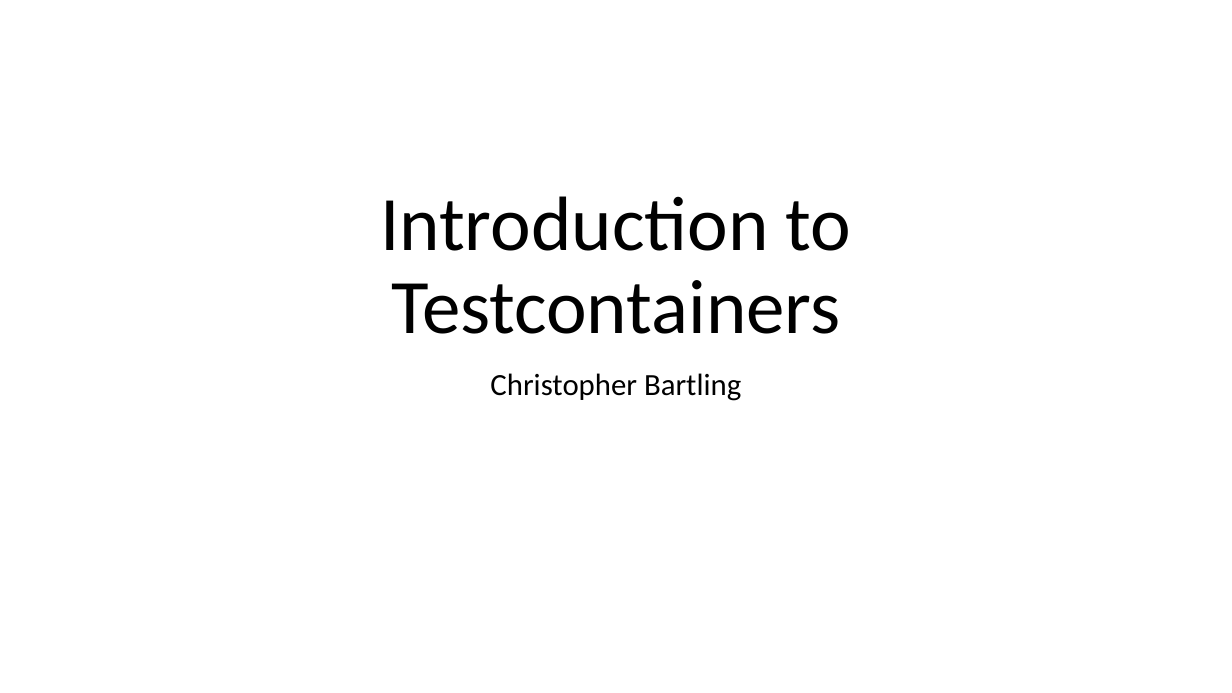
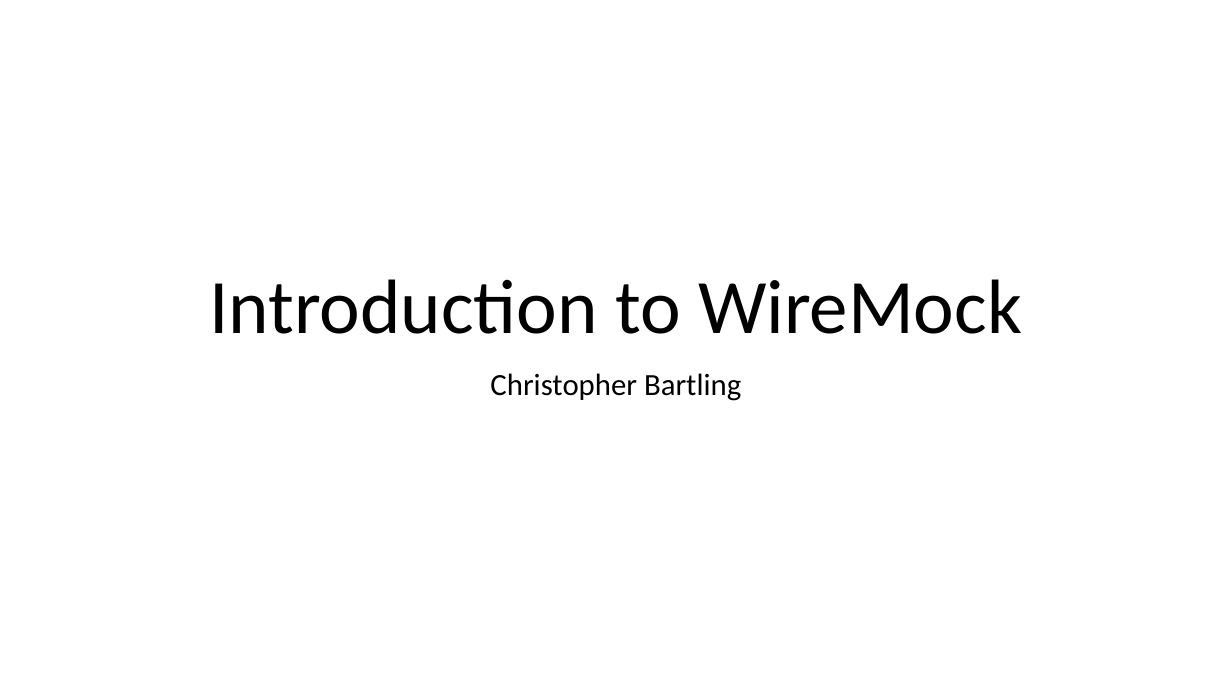
Before and after one commit to cebartling/test-driven, a slide deck: slide 1 of presentations/Introduction to WireMock.pptx. Drawn at 1232x693 pixels with LibreOffice and Linux fonts; fonts in the diff are those of the drawing. Boxes give left, top, right and bottom in pixels: in the first picture for what was removed or moved away, otherwise in the second. Text is boxed around its words. In the diff, an @@ line names an element or a change of style, - is before the commit and + after.

Commit message:
WireMock presentation updates

```diff
--- a/presentations/Introduction to WireMock.pptx
+++ b/presentations/Introduction to WireMock.pptx
@@ title at (209, 279, 1022, 334): text changed @@
-Introduction to Testcontainers
+Introduction to WireMock
```
Also in this commit, not shown: 3 other slides changed, 3 slides added, 5 slides removed.
